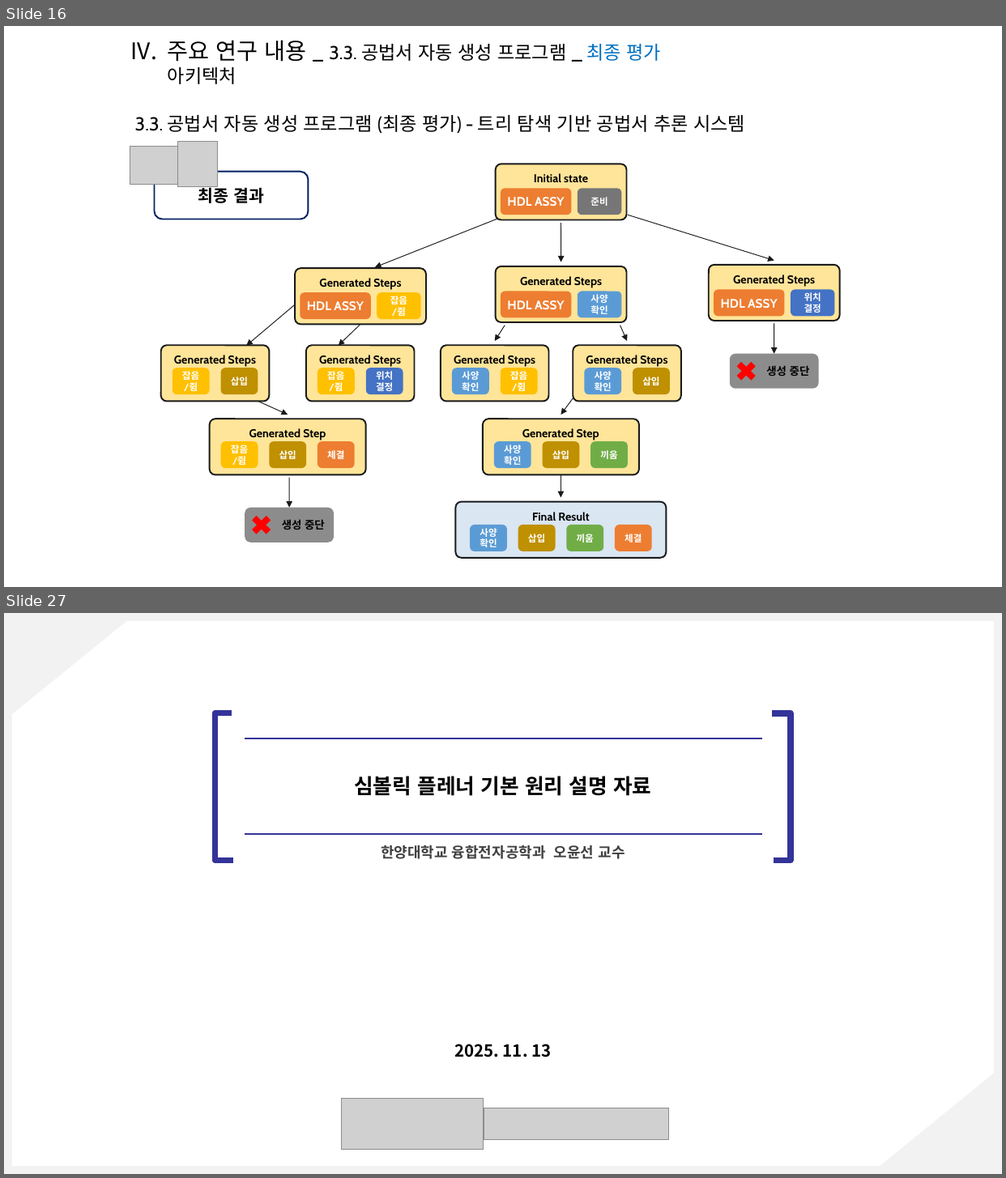
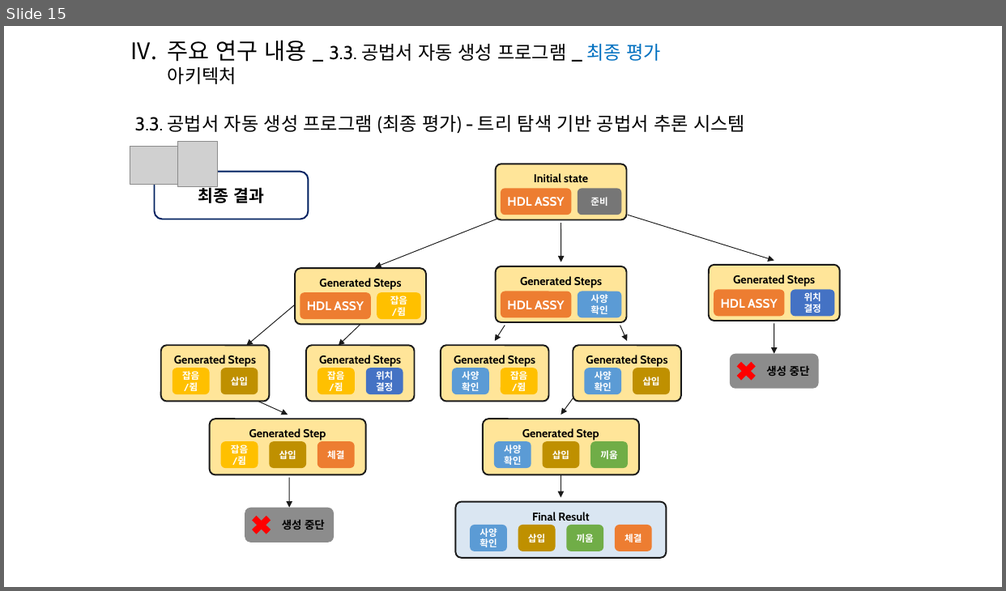
Before and after one commit to kimz1121/test, a slide deck: 현대차 심볼릭 플레너 예시 설명 자료_13_아키텍쳐_자료(작성중).pptx. Shown one above the other, each under a label of ours: slides 16 and 27 before the commit, slide 15 after it; the slides between them are not shown. The pictures are 1006x1178 and 1006x591 pixels, drawn with LibreOffice and Linux fonts; fonts in the diff are those of the drawing; grey boxes stand for pictures. Boxes give left, top, right and bottom in pixels: in the first picture for what was removed or moved away, otherwise in the second. Text is boxed around its words. In the diff, an @@ line names an element or a change of style, - is before the commit and + after.

```diff
--- a/현대차 심볼릭 플레너 예시 설명 자료_13_아키텍쳐_자료(작성중).pptx
+++ b/현대차 심볼릭 플레너 예시 설명 자료_13_아키텍쳐_자료(작성중).pptx
@@ slide 27 removed at (x1=4, y1=613, x2=1002, y2=1174), background #FFFFFF @@
@@ rectangle removed at (x1=4, y1=613, x2=1002, y2=1174) @@
@@ right triangle removed at (x1=5, y1=613, x2=137, y2=721) @@
@@ group removed at (x1=215, y1=713, x2=791, y2=861): 2 lines, 2 freeform shapes @@
@@ text removed at (x1=354, y1=776, x2=651, y2=796) @@
-심볼릭 플레너 기본 원리 설명 자료
@@ text removed at (x1=381, y1=845, x2=624, y2=859) @@
-한양대학교 융합전자공학과 오윤선 교수
@@ text removed at (x1=454, y1=1044, x2=551, y2=1058) @@
-2025. 11. 13
@@ right triangle removed at (x1=871, y1=1067, x2=1002, y2=1174) @@
@@ picture removed at (x1=341, y1=1099, x2=484, y2=1151) @@
@@ picture removed at (x1=484, y1=1109, x2=670, y2=1139) @@
@@ what was slide 16 is now slide 15 @@
```
Also in this commit, not shown: 3 slides changed, 2 slides added, 40 other slides removed.
